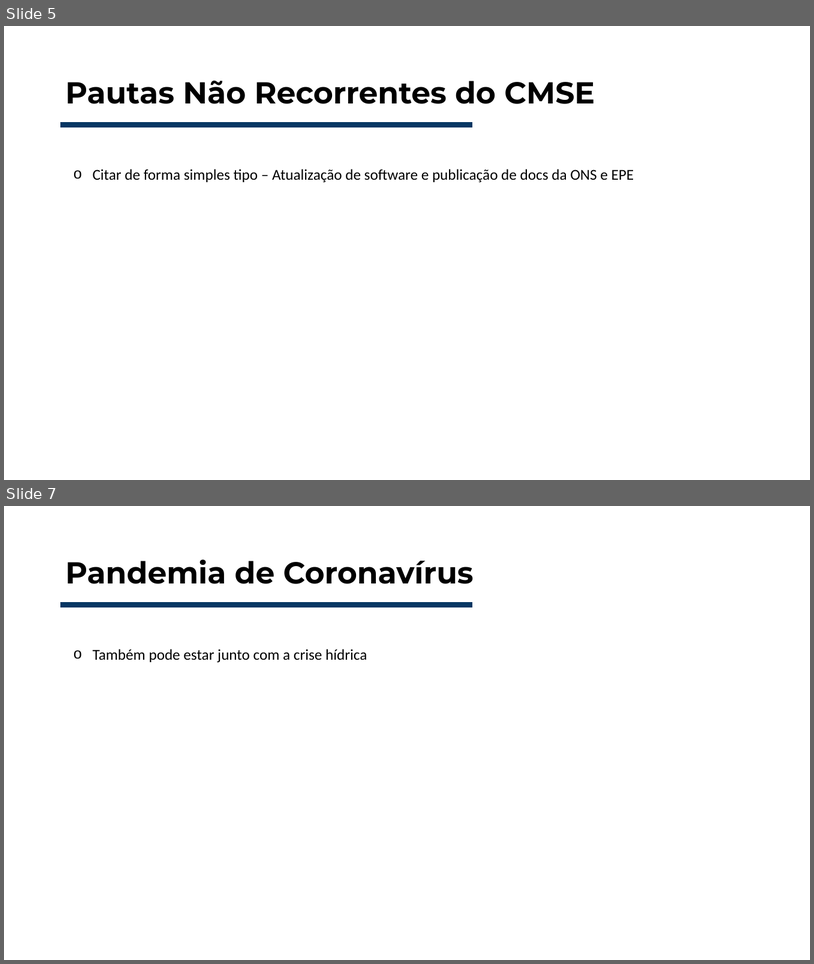
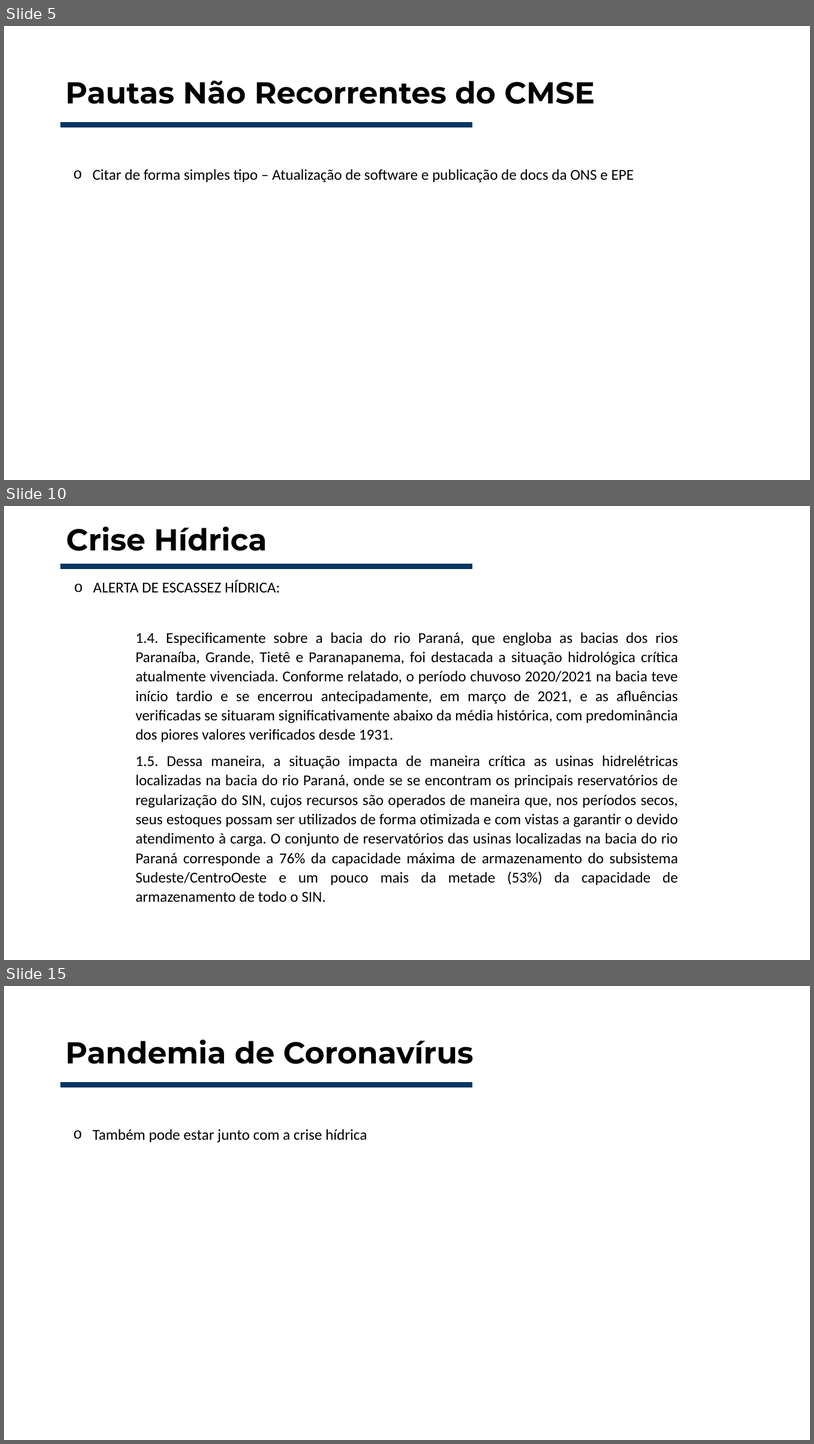
Before and after one commit to Rafa3lAlbuqueruqe/Planejamento_energetico_trabalhos, a slide deck: Seminário 1 - CMSE/Seminário - Comitê de Monitoramento do Sistema Elétrico.pptx. Shown one above the other, each under a label of ours: slides 5 and 7 before the commit, slides 5, 10 and 15 after it; the slides between them are not shown. The pictures are 814x964 and 814x1444 pixels, drawn with LibreOffice and Linux fonts; fonts in the diff are those of the drawing. Boxes give left, top, right and bottom in pixels: in the first picture for what was removed or moved away, otherwise in the second. Text is boxed around its words. In the diff, an @@ line names an element or a change of style, - is before the commit and + after.

```diff
--- a/Seminário 1 - CMSE/Seminário - Comitê de Monitoramento do Sistema Elétrico.pptx
+++ b/Seminário 1 - CMSE/Seminário - Comitê de Monitoramento do Sistema Elétrico.pptx
@@ slide 10 added at box(4, 506, 810, 960), background #FFFFFF @@
@@ title added at box(66, 526, 267, 551), 36 pt, text #000000, bold @@
+Crise Hídrica
@@ line added from (60, 567) to (473, 567), #073763 6 pt @@
@@ text added at box(93, 580, 280, 592), 18 pt, text #000000 @@
+  o ALERTA DE ESCASSEZ HÍDRICA:
@@ text added at box(135, 632, 678, 902), 18 pt, text #000000 @@
+1.4. Especificamente sobre a bacia do rio Paraná, que engloba as bacias dos rios Paranaíba, Grande, Tietê e Paranapanema, foi destacada a situação hidrológica crítica atualmente vivenciada. Conforme relatado, o período chuvoso 2020/2021 na bacia teve início tardio e se encerrou antecipadamente, em março de 2021, e as afluências verificadas se situaram significativamente abaixo da média histórica, com predominância dos piores valores verificados desde 1931.
+1.5. Dessa maneira, a situação impacta de maneira crítica as usinas hidrelétricas localizadas na bacia do rio Paraná, onde se se encontram os principais reservatórios de regularização do SIN, cujos recursos são operados de maneira que, nos períodos secos, seus estoques possam ser utilizados de forma otimizada e com vistas a garantir o devido atendimento à carga. O conjunto de reservatórios das usinas localizadas na bacia do rio Paraná corresponde a 76% da capacidade máxima de armazenamento do subsistema Sudeste/CentroOeste e um pouco mais da metade (53%) da capacidade de armazenamento de todo o SIN.
@@ what was slide 7 is now slide 15 @@
```
Also in this commit, not shown: 1 slide changed, 7 other slides added, 13 other files.
